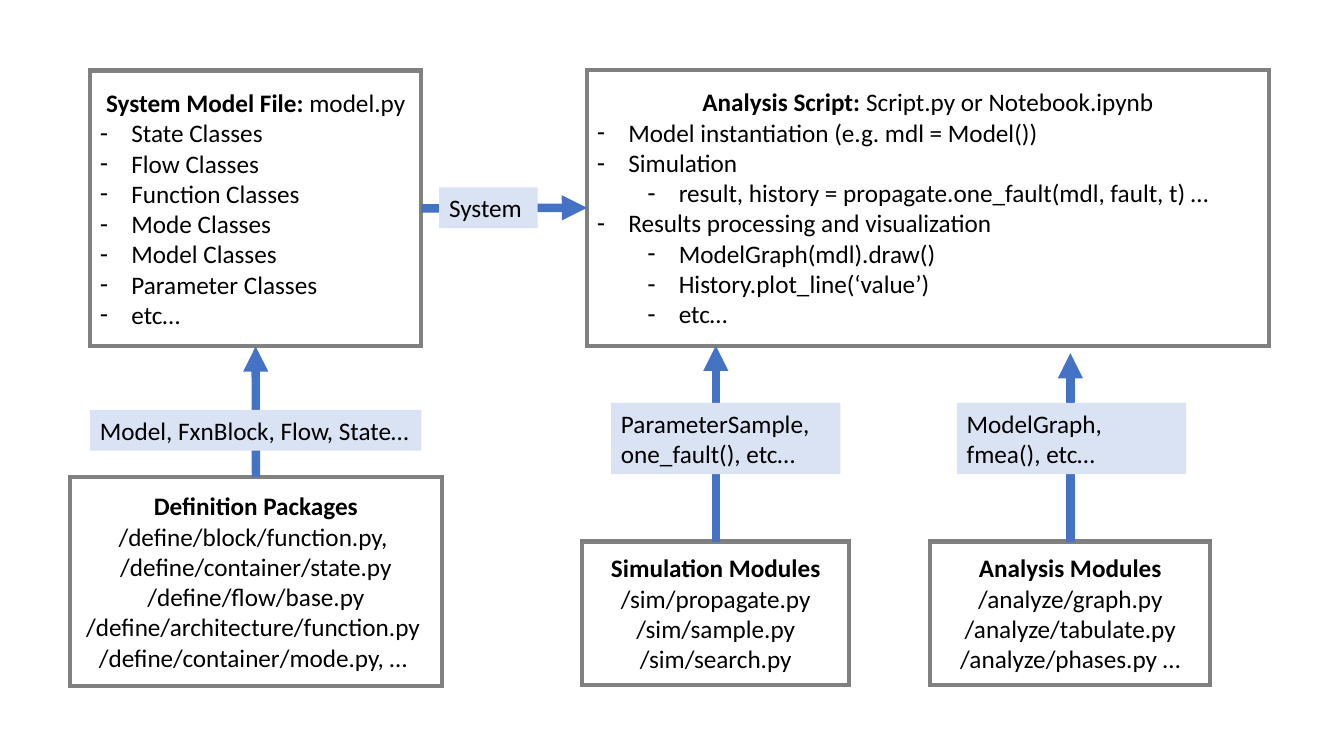
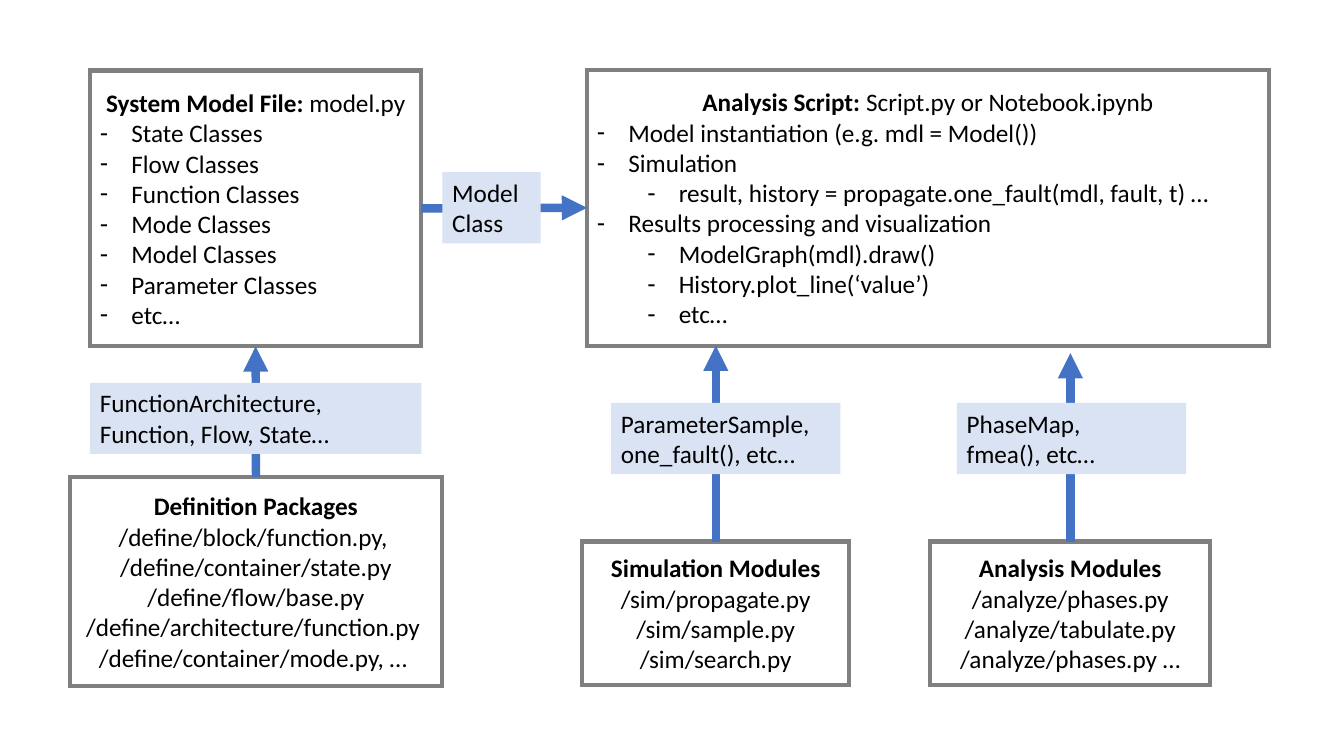
Before and after one commit to nasa/fmdtools, a slide deck: slide 4 of docs-source/figures/powerpoint/powerpoint_figures.pptx. Drawn at 1344x756 pixels with LibreOffice and Linux fonts; fonts in the diff are those of the drawing. Boxes give left, top, right and bottom in pixels: in the first picture for what was removed or moved away, otherwise in the second. Text is boxed around its words. In the diff, an @@ line names an element or a change of style, - is before the commit and + after.

Commit message:
Updating figures and docs
- Docs updated from .png raster graphics to .svg vector graphics when applicable
- Added graphics for CommsFlow and MultiFlow
- Fixed Marp setup for Into_to_fmdtools--now produces images in pdf as desired
- Added missing figures per RAD-461
- Resolves: RAD-461

```diff
--- a/docs-source/figures/powerpoint/powerpoint_figures.pptx
+++ b/docs-source/figures/powerpoint/powerpoint_figures.pptx
@@ rectangle "Model": place and size @@
-rectangle "Model" at bbox=[440, 188, 538, 228]
+rectangle "Model" at bbox=[443, 172, 541, 244]
@@ text in rectangle at bbox=[452, 184, 518, 232]: text changed @@
-System
+Model
+Class
@@ rectangle "FunctionArchitecture, Function, Flow, State…": place and size @@
-rectangle "FunctionArchitecture, Function, Flow, State…" at bbox=[90, 410, 421, 451]
+rectangle "FunctionArchitecture, Function, Flow, State…" at bbox=[90, 383, 421, 455]
@@ text in rectangle at bbox=[100, 394, 329, 446]: text changed @@
-Model, FxnBlock, Flow, State…
+FunctionArchitecture, Function, Flow, State…
@@ text in rectangle at bbox=[967, 415, 1081, 437]: text changed @@
-ModelGraph,
+PhaseMap,
@@ text in rectangle at bbox=[972, 590, 1169, 612]: text changed @@
-/analyze/graph.py
+/analyze/phases.py
```
Also in this commit, not shown: 5 other slides changed, 46 other files.
